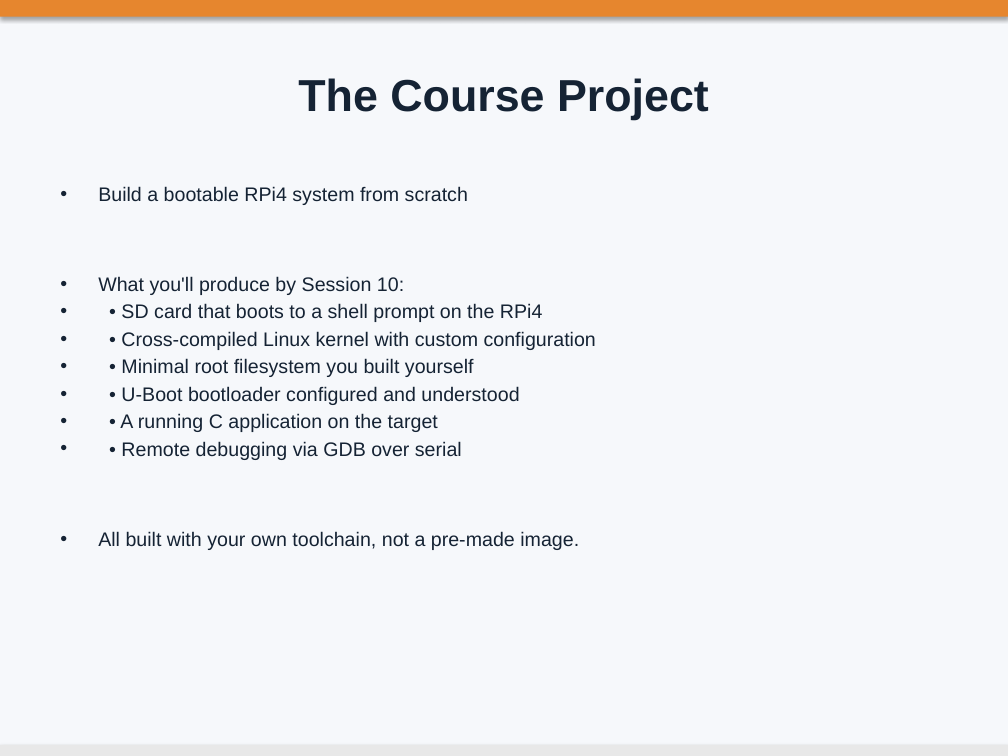
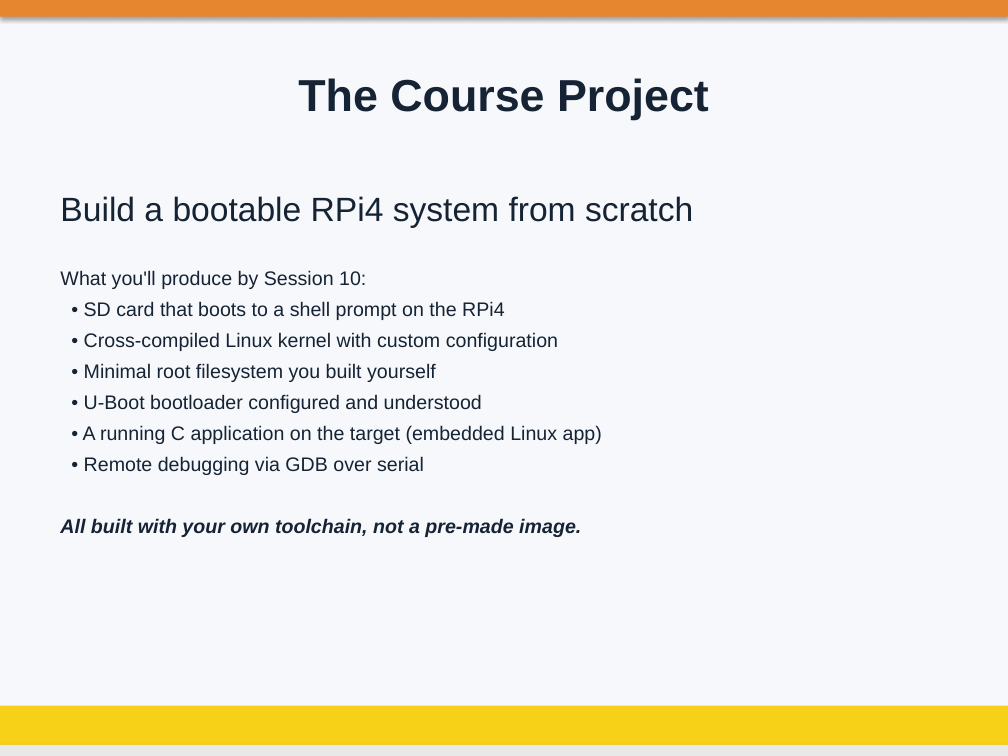
Before and after one commit to aircable/EmbeddedLinuxCourse, a slide deck: slide 3 of slides/01_Course.pptx (slide 2 before the commit). Drawn at 1008x756 pixels with LibreOffice and Linux fonts; fonts in the diff are those of the drawing; background and template pictures are left out. Boxes give left, top, right and bottom in pixels: in the first picture for what was removed or moved away, otherwise in the second. Text is boxed around its words. In the diff, an @@ line names an element or a change of style, - is before the commit and + after.

```diff
--- a/slides/01_Course.pptx
+++ b/slides/01_Course.pptx
@@ text at (60, 196, 693, 537): size 14 to 24 pt in "Build a bootable RPi4 system from scratch"; bold on, italic on in "All built with your own toolchain, not ..."; bullet • to none; line spacing 1 to 1.15; less space between paragraphs @@
@@ text at (83, 425, 602, 444): text changed @@
-• • A running C application on the target
+• A running C application on the target (embedded Linux app)
@@ rectangle added at (0, 706, 1008, 756), fill #F7D117 @@
```
Also in this commit, not shown: 21 other slides changed, 1 slide added, 2 other files.
